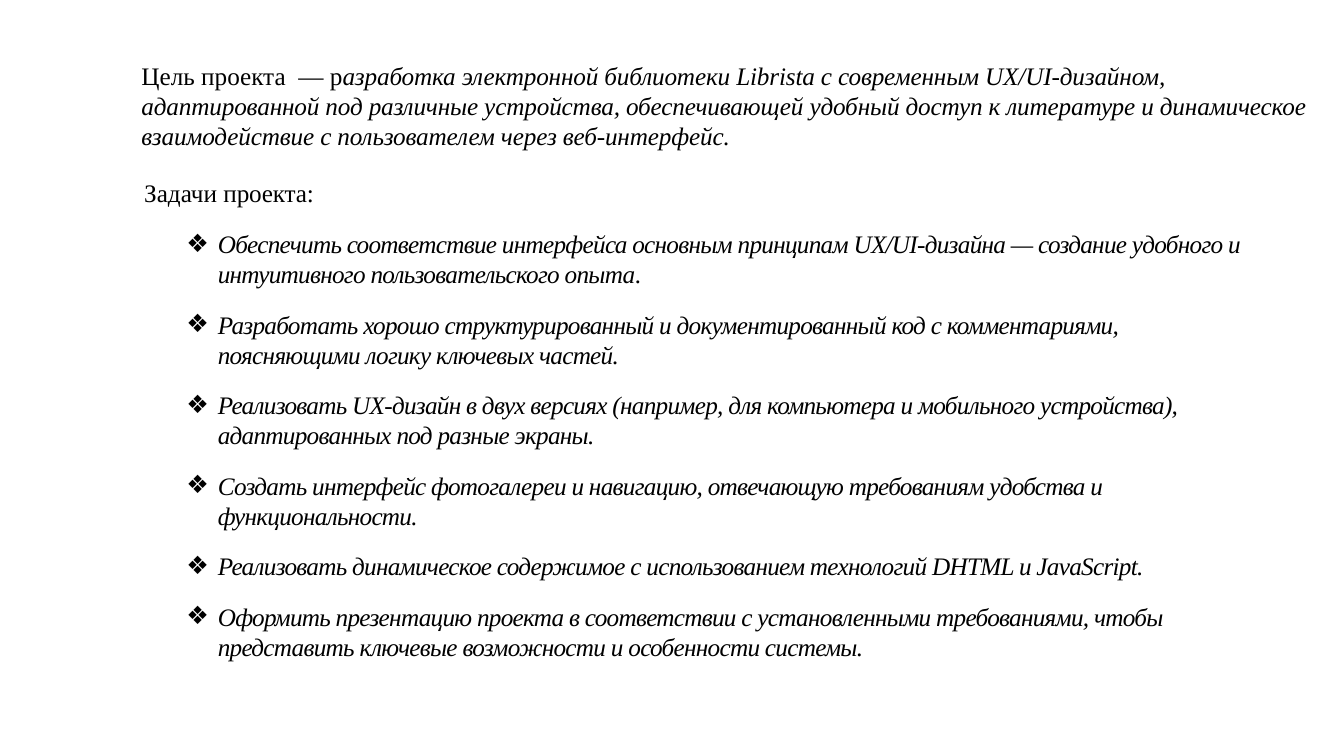
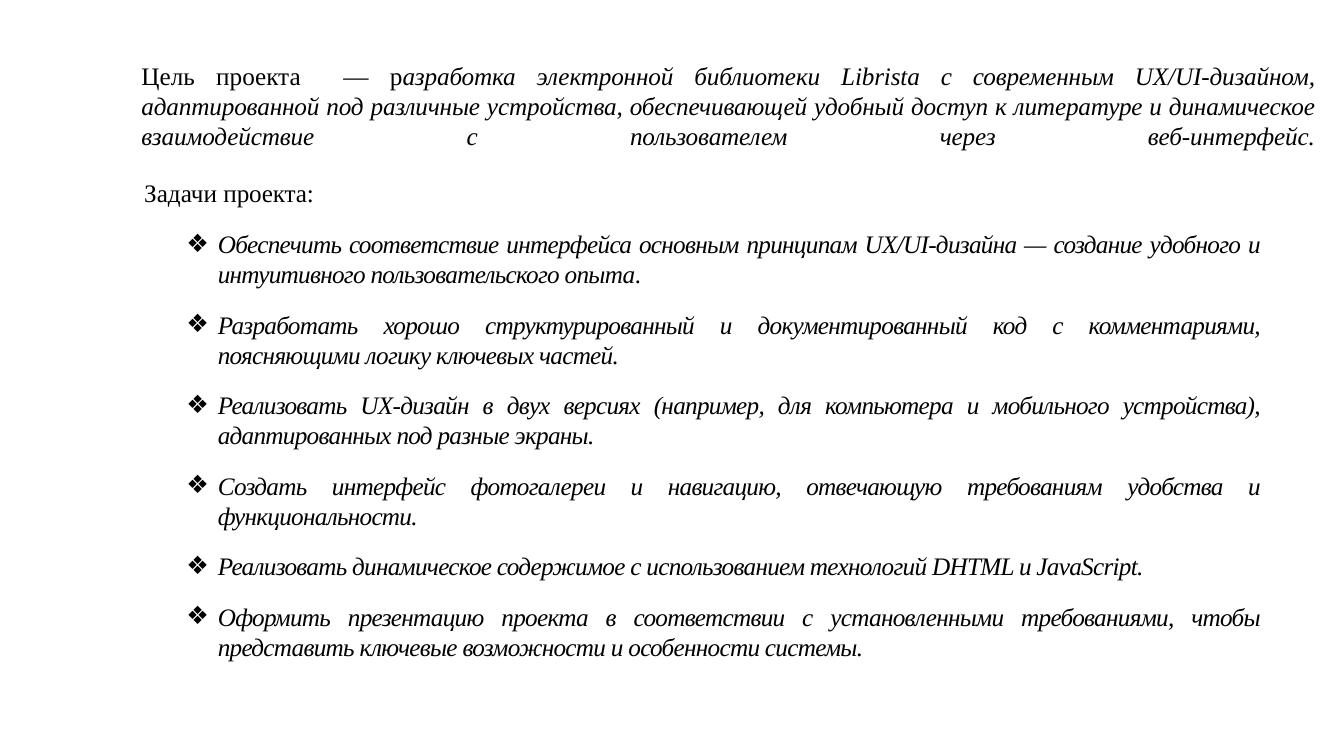
Before and after one commit to ainurmukasheva/librista, a slide deck: slide 3 of Презентация Мукашева Айнур ИС-23-2.pptx. Drawn at 1344x756 pixels with LibreOffice and Linux fonts; fonts in the diff are those of the drawing. Boxes give left, top, right and bottom in pixels: in the first picture for what was removed or moved away, otherwise in the second. Text is boxed around its words. In the diff, an @@ line names an element or a change of style, - is before the commit and + after.

```diff
--- a/Презентация Мукашева Айнур ИС-23-2.pptx
+++ b/Презентация Мукашева Айнур ИС-23-2.pptx
@@ title "Цель проекта — разработка электронной ..." at <box>141,67,1315,151</box>: alignment left to justified @@
@@ text "Задачи проекта:" at <box>144,185,1261,662</box>: alignment left to justified @@
```
